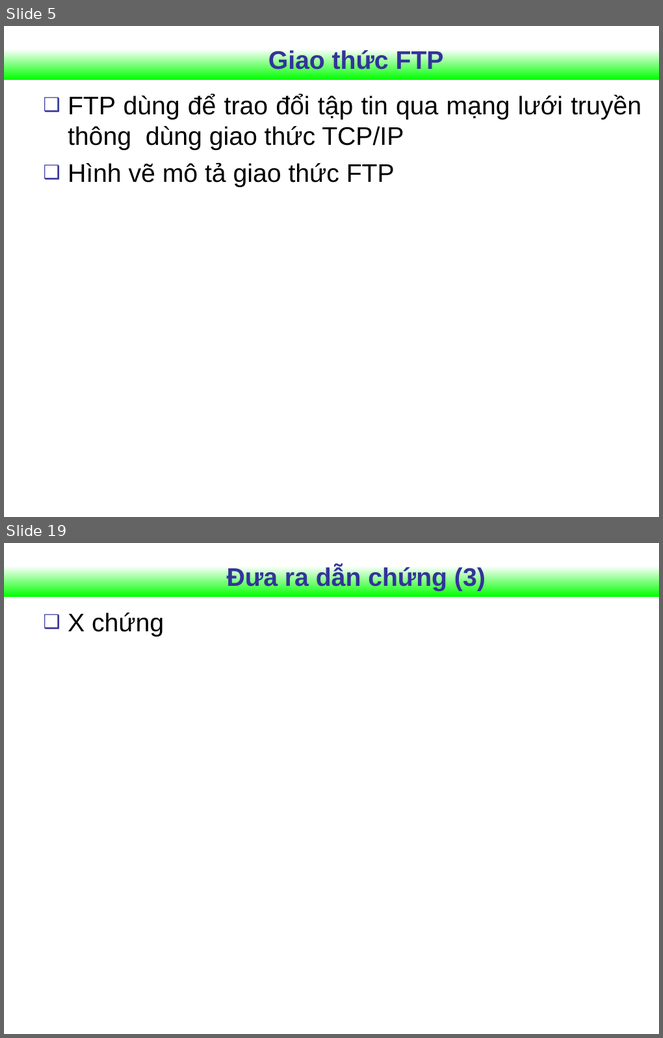
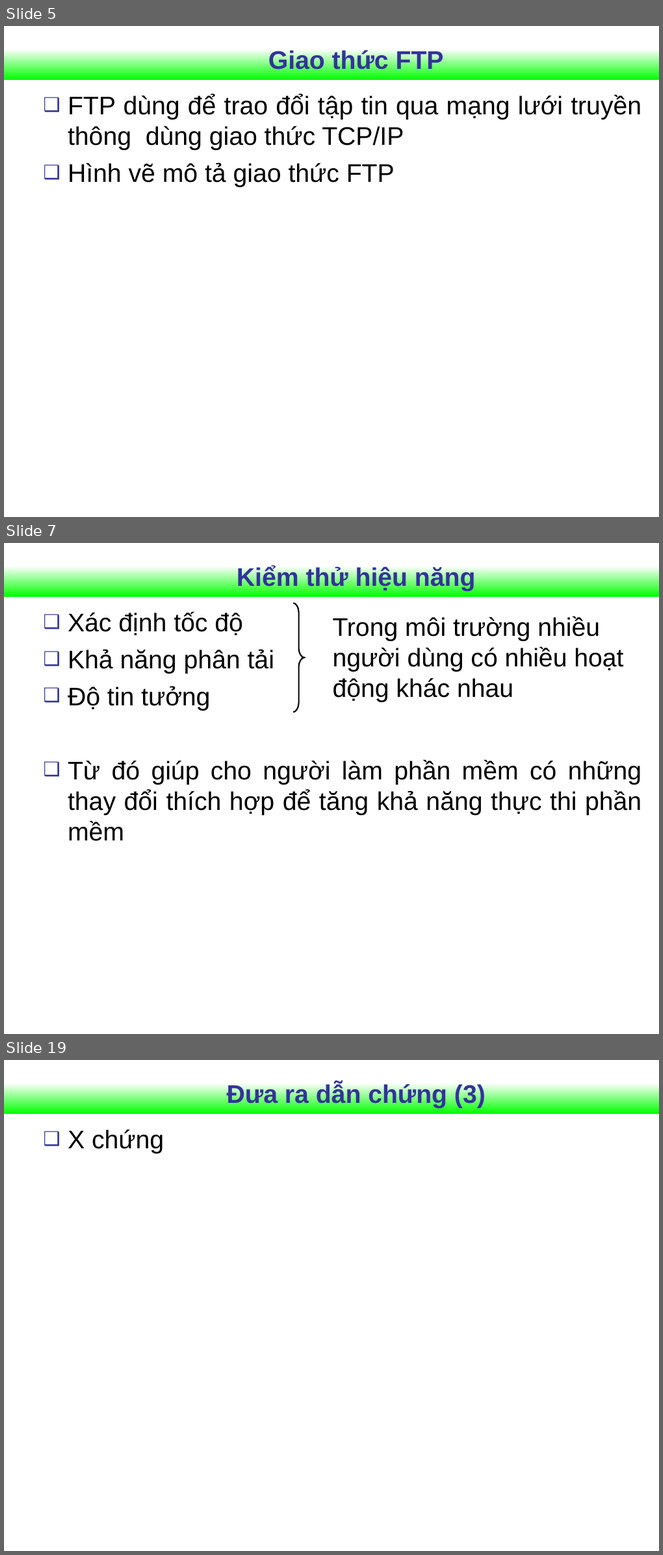
Before and after one commit to Vunb/luanvantotnghiephakhue, a slide deck: Document_luanvan/Slide_Khue.ppt. Shown one above the other, each under a label of ours: slides 5 and 19 before the commit, slides 5, 7 and 19 after it; the slides between them are not shown. The pictures are 663x1038 and 663x1555 pixels, drawn with LibreOffice and Linux fonts; fonts in the diff are those of the drawing; background and template pictures are left out. Boxes give left, top, right and bottom in pixels: in the first picture for what was removed or moved away, otherwise in the second. Text is boxed around its words. In the diff, an @@ line names an element or a change of style, - is before the commit and + after.

```diff
--- a/Document_luanvan/Slide_Khue.ppt
+++ b/Document_luanvan/Slide_Khue.ppt
@@ slide 7 added at box(4, 543, 659, 1034), background #FFFFFF; not listed: 1 template element that a slide beside it also shows @@
@@ title added at box(237, 566, 476, 591), 28 pt, text #333399, bold @@
+Kiểm thử hiệu năng
@@ text added at box(68, 612, 642, 841), 28 pt, text #000000 @@
+❑ Xác định tốc độ
+❑ Khả năng phân tải
+❑ Độ tin tưởng
+❑ Từ đó giúp cho người làm phần mềm có những thay đổi thích hợp để tăng khả năng thực thi phần mềm
@@ freeform shape added at box(294, 603, 305, 713), outline #000000 1.5 pt @@
@@ text added at box(333, 616, 623, 702), 28 pt, text #000000 @@
+Trong môi trường nhiều người dùng có nhiều hoạt động khác nhau
```
Also in this commit, not shown: 5 slides changed, 7 other slides added, 8 slides removed.
